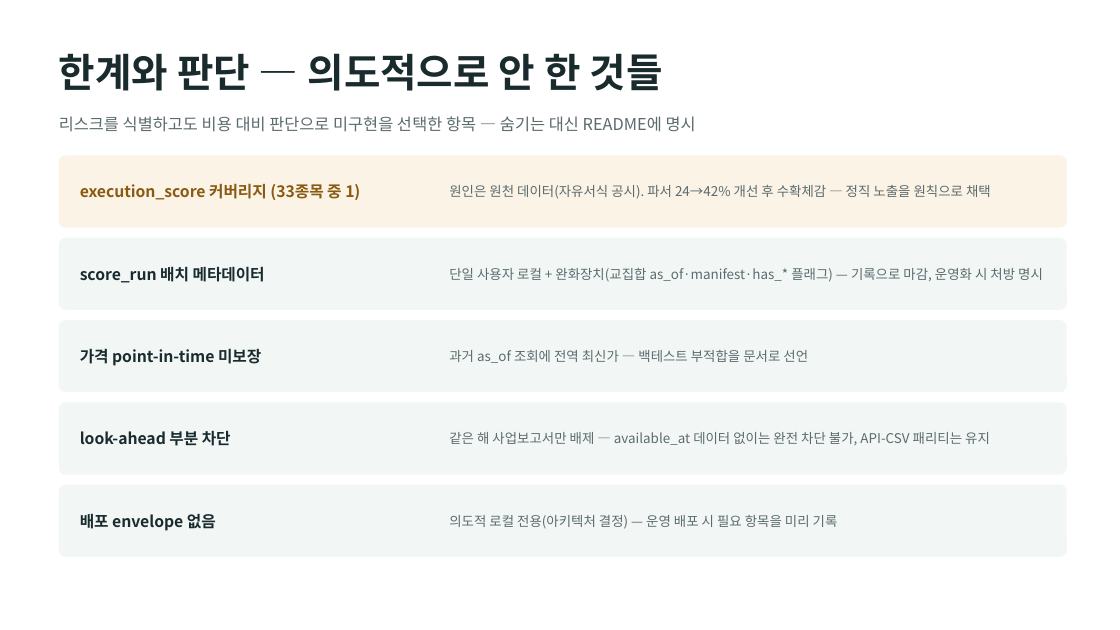
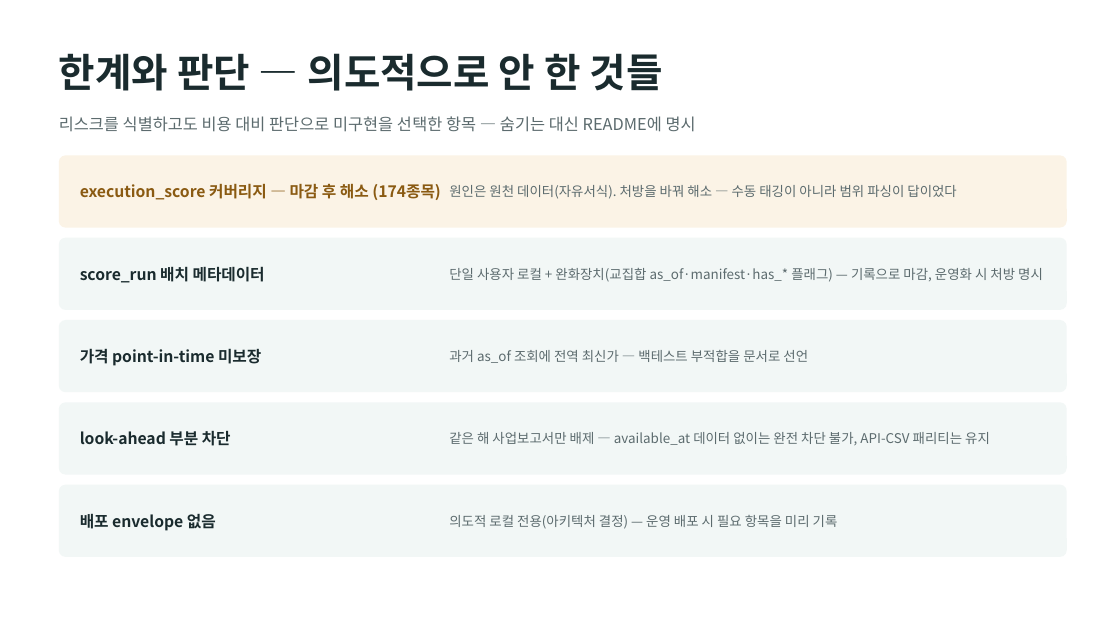
Before and after one commit to dariajkim-star/valueup-washing-lab, a slide deck: slide 10 of docs/valueup-washing-deck.pptx. Drawn at 1120x630 pixels with LibreOffice and Linux fonts; fonts in the diff are those of the drawing. Boxes give left, top, right and bottom in pixels: in the first picture for what was removed or moved away, otherwise in the second. Text is boxed around its words. In the diff, an @@ line names an element or a change of style, - is before the commit and + after.

```diff
--- a/docs/valueup-washing-deck.pptx
+++ b/docs/valueup-washing-deck.pptx
@@ text at [80,183,440,200]: text changed @@
-execution_score 커버리지 (33종목 중 1)
+execution_score 커버리지 — 마감 후 해소 (174종목)
@@ text at [449,185,956,199]: text changed @@
-원인은 원천 데이터(자유서식 공시). 파서 24→42% 개선 후 수확체감 — 정직 노출을 원칙으로 채택
+원인은 원천 데이터(자유서식). 처방을 바꿔 해소 — 수동 태깅이 아니라 범위 파싱이 답이었다
```
Also in this commit, not shown: 9 other slides changed, 2 other files.
